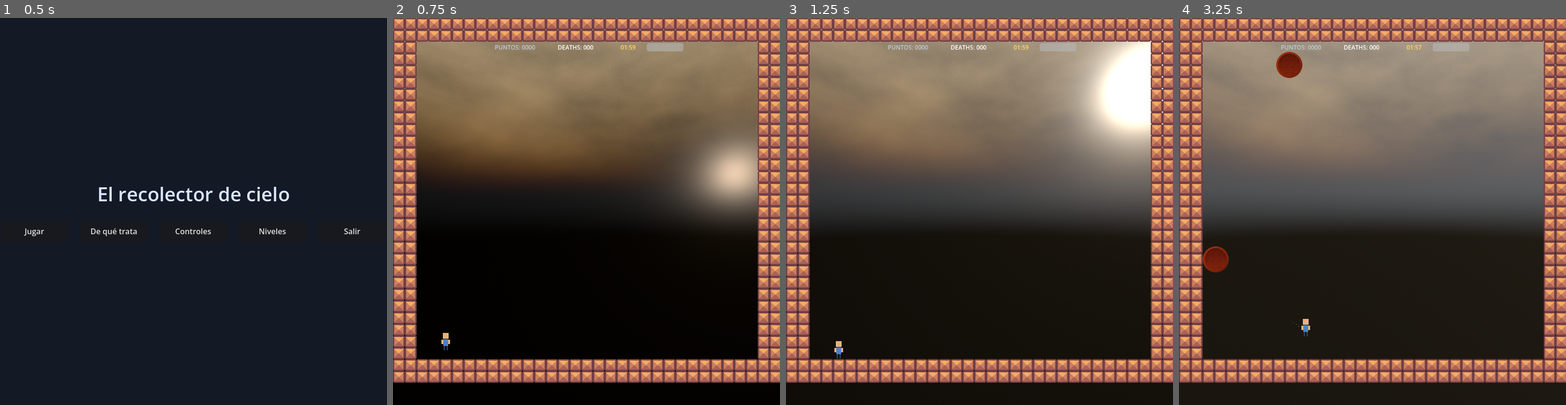
Above: before the commit, frames 1-4 (left to right).
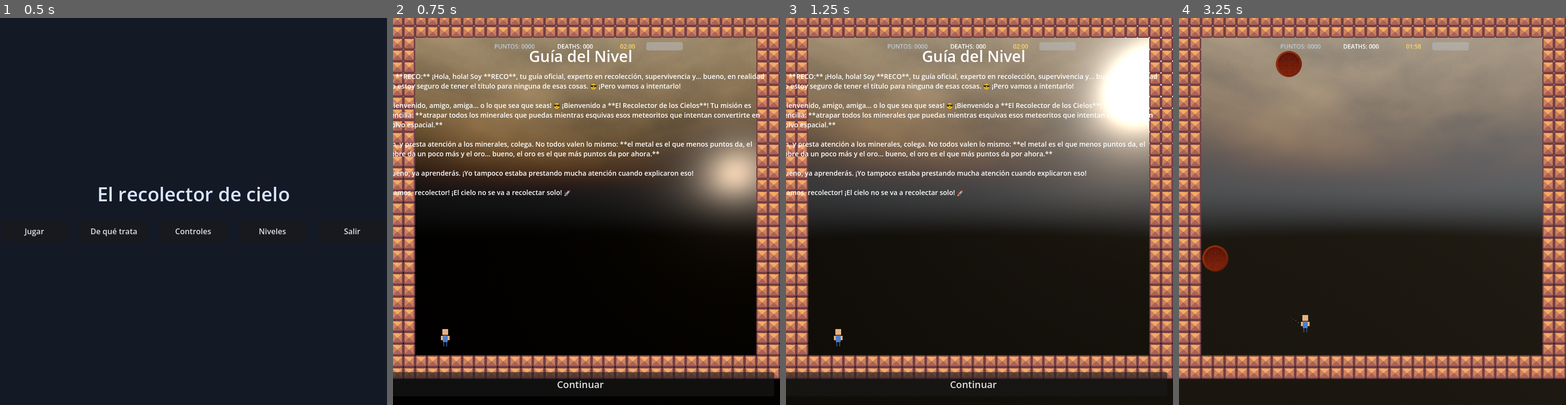
Above: after the commit, the same moments.

Repository: Alesparg/Trabajo-final-programacion-de-videjuegos-3
Game: Godot game, scene res://main/main_menu.tscn
Two runs of this game, one before a commit and one after it. Both use one fixed random seed, a clock stepped at 60 frames per second and the inputs below.
Inputs (mouse positions are in pixels of both pictures, inside the frame that each line leads up to):
- Up to frame 1 (0.5 s): no input
- Up to frame 2 (0.75 s): click "Jugar" at 0.5 s
- Up to frame 3 (1.25 s): no input
- Up to frame 4 (3.25 s): click (1364, 385) at 1.25 s, where only the run after the commit has a clickable "Continuar"; hold Right (move_right) from 2.03 s (still down); tap Space (jump) at 2.27, 3.02 s

Frame 1 is identical in both runs. In frame 2, 24% of the frame differs, in the area x 0-100%, y 0-96%; in frame 3, 24%; in frame 4, 20%.

Commit message:
nuevas cosas
nuevas cosas

Diff:
--- a/levels/level1.tscn
+++ b/levels/level1.tscn
@@ -20,5 +20,6 @@
 
 [node name="TileLayer0" type="TileMapLayer" parent="." unique_id=514807108]
 use_parent_material = true
+position = Vector2(-2, -26)
 tile_map_data = PackedByteArray("AAAAAAAAAAAAAAAAAAAAAAEAAAAAAAAAAAAAAAIAAAAAAAAAAAAAAAMAAAAAAAAAAAAAAAQAAAAAAAAAAAAAAA …(3760 unchanged characters)…
 tile_set = SubResource("TileSet_xqlka")
--- a/main/colworld.gd
+++ b/main/colworld.gd
@@ -16,6 +16,7 @@
 var victory_score: Label
 var upgrade_menu: CanvasLayer
 var upgrade_system: Node
+var level_guide: CanvasLayer
 var deaths_value = 0
 var score_value = 0
 var time_remaining = MATCH_DURATION
@@ -24,16 +25,12 @@
 var score_string = "Puntos: %0*d"
 
 func _ready():
-	# Inicializar sistema de mejoras
-	_initialize_upgrade_system()
-
 	#no es el mejor modo, puede obtener una referencia directamente
 	var player_group = get_tree().get_nodes_in_group("player")
 	if player_group.size()>0:
 		spawn_point = $player_spawn.global_position
 		(player_group[0] as Player).im_dead.connect(_on_player_dead)
 		(player_group[0] as Player).health_changed.connect(_on_health_changed)
-		_apply_unlocked_upgrades(player_group[0] as Player)
 	$metal_box_spawner.metal_box_caught.connect(_on_metal_box_caught)
 	if has_node("esmeralda_spawner"):
 		$esmeralda_spawner.esmeralda_caught.connect(_on_esmeralda_caught)
@@ -55,6 +52,21 @@
 	if has_node("UpgradeMenu"):
 		upgrade_menu = $UpgradeMenu
 		upgrade_menu.hide()
+	if has_node("LevelGuide"):
+		level_guide = $LevelGuide
+		level_guide.hide()
+		level_guide.guide_closed.connect(_on_guide_closed)
+
+	# Inicializar sistema de mejoras
+	_initialize_upgrade_system()
+
+	# Aplicar mejoras desbloqueadas al jugador
+	if player_group.size()>0:
+		_apply_unlocked_upgrades(player_group[0] as Player)
+
+	# Mostrar guía del nivel al inicio
+	_show_level_guide()
+
 	$GameOverMenu/CenterContainer/VBoxContainer/Buttons/RetryButton.pressed.connect(_on_retry_pressed)
 	$GameOverMenu/CenterContainer/VBoxContainer/Buttons/ExitButton.pressed.connect(_on_exit_pressed)
 	if has_node("VictoryMenu"):
@@ -215,3 +227,46 @@
 
 func _on_upgrade_selected(upgrade_id: String):
 	print("Mejora seleccionada: ", upgrade_id)
+
+func _show_level_guide():
+	if level_guide:
+		# Determinar el nivel actual verificando qué nodos existen
+		var has_esmeralda_spawner = has_node("esmeralda_spawner")
+		var has_meteor_largo_spawner = has_node("meteor_largo_spawner")
+		var has_diamante_spawner = has_node("diamante_spawner")
+		var has_meteor_negro_spawner = has_node("meteor_negro_spawner")
+
+		print("Nivel 2 detectado (esmeralda): ", has_esmeralda_spawner)
+		print("Nivel 2 detectado (meteor_largo): ", has_meteor_largo_spawner)
+		print("Nivel 3 detectado (diamante): ", has_diamante_spawner)
+		print("Nivel 3 detectado (meteor_negro): ", has_meteor_negro_spawner)
+
+		# Verificar primero nivel 3 (nivel más alto)
+		if has_diamante_spawner or has_meteor_negro_spawner:
+			var text = "🤖 RECO: ¡Estoy de vuelta colega! Y... traigo novedades. Bueno, creo que son novedades.\n\nTenemos un nuevo mineral: ¡el diamante! 💎 Vale nada menos que 100 puntos. ¡Cien! Eso es muchísimo. Así que si ves uno, ¡no lo pierdas!\n\nTambién apareció un nuevo power-up. ⚡ ¡Ahora puedes volverte completamente inmune al daño! Sí, leíste bien: durante un rato los meteoritos pueden golpearte y no te pasará nada. ¡Por fin una razón para dejar de esquivarlos!\n\n...Aunque probablemente sea mejor seguir esquivándolos.\n\nY hablando de meteoritos... ☄️ apareció uno MUY rápido. Cae tan rápido que apenas tendrás tiempo de verlo venir.\n\nAsí que si escuchas un ¡FUUUUSH!...\n\ncorre primero y pregunta después. 😎\n\n¡Buena suerte, recolector! ¡Y trata de no convertirte en polvo espacial! 🚀"
+			level_guide.set_guide_content("", text)
+		elif has_esmeralda_spawner or has_meteor_largo_spawner:
+			var text = "RECO: \"¡Volvió tu guía favorito! Bueno... el único que tienes.\n\nPrimero, ¡un nuevo mineral: la esmeralda! 💚 Creo que vale 80 puntos... o eran 70... Bueno, ¡vale un montón! Así que si ves una, ¡agárrala!\n\nTambién apareció un nuevo meteorito. ☄️ Hace bastante más daño que los normales. ¿Cuánto exactamente? Mmm... mejor no averiguarlo. 😅\n\nY por último... ¡un power-up de velocidad! ⚡ Ahora podrás moverte mucho más rápido. Perfecto para escapar de los meteoritos, llegar antes a los minerales o... ir a toda velocidad contra una pared.\n\nPero recomiendo las dos primeras opciones. 😎\n\n¡Buena suerte, recolector! 🚀"
+			level_guide.set_guide_content("", text)
+		else:
+			# Nivel 1: guía por defecto sin imagen
+			var text = "🤖 **RECO:** ¡Hola, hola! Soy **RECO**, tu guía oficial, experto en recolección, supervivencia y... bueno, en realidad no estoy seguro de tener el título para ninguna de esas cosas. 😎 ¡Pero vamos a intentarlo!
+
+¡Bienvenido, amigo, amiga... o lo que sea que seas! 😎 ¡Bienvenido a **El Recolector de los Cielos**! Tu misión es sencilla: **atrapar todos los minerales que puedas mientras esquivas esos meteoritos que intentan convertirte en polvo espacial.**
+
+Ah, y presta atención a los minerales, colega. No todos valen lo mismo: **el metal es el que menos puntos da, el cobre da un poco más y el oro... bueno, el oro es el que más puntos da por ahora.**
+
+Bueno, ya aprenderás. ¡Yo tampoco estaba prestando mucha atención cuando explicaron eso!
+
+¡Vamos, recolector! ¡El cielo no se va a recolectar solo! 🚀"
+			level_guide.set_guide_content("", text)
+
+		level_guide.show_guide()
+		# Pausar el procesamiento del nivel
+		set_process(false)
+		set_physics_process(false)
+
+func _on_guide_closed():
+	# Reanudar el procesamiento del nivel
+	set_process(true)
+	set_physics_process(true)
--- a/main/colworld.tscn
+++ b/main/colworld.tscn
@@ -6,6 +6,7 @@
 [ext_resource type="PackedScene" uid="uid://cqcx3hs82qs7f" path="res://objects/meteor_spawner.tscn" id="5"]
 [ext_resource type="PackedScene" uid="uid://cniurscd3bien" path="res://objects/metal_box_spawner.tscn" id="6"]
 [ext_resource type="PackedScene" uid="uid://c8upgrademenu" path="res://ui/upgrade_menu.tscn" id="7"]
+[ext_resource type="PackedScene" uid="uid://c8levelguide" path="res://ui/level_guide.tscn" id="8"]
 
 [sub_resource type="Gradient" id="Gradient_c13v1"]
 colors = PackedColorArray(0, 0, 0, 1, 0.176419, 0.176419, 0.176419, 1)
@@ -121,7 +122,7 @@
 horizontal_alignment = 1
 uppercase = true
 
-[node name="HealthBar" type="ProgressBar" parent="."]
+[node name="HealthBar" type="ProgressBar" parent="." unique_id=763949308]
 anchors_preset = 5
 anchor_left = 0.5
 anchor_right = 0.5
@@ -131,10 +132,8 @@
 offset_bottom = 91.0
 grow_horizontal = 2
 size_flags_horizontal = 3
-size_flags_vertical = 0
 value = 100.0
 show_percentage = false
-tint_progress = Color(0, 1, 0, 1)
 
 [node name="GameOverMenu" type="CanvasLayer" parent="." unique_id=1714290794]
 layer = 10
@@ -235,19 +234,22 @@
 layout_mode = 2
 text = "Jugar Nivel 2"
 
-[node name="ExitButton" type="Button" parent="VictoryMenu/CenterContainer/VBoxContainer/Buttons" unique_id=000000000]
+[node name="ExitButton" type="Button" parent="VictoryMenu/CenterContainer/VBoxContainer/Buttons" unique_id=337133952]
 custom_minimum_size = Vector2(160, 44)
 layout_mode = 2
 text = "Salir"
 
 [node name="level" parent="." unique_id=1095493898 instance=ExtResource("4")]
 texture_repeat = 2
+position = Vector2(0, 18)
 
 [node name="meteor_spawner" parent="." unique_id=1688758669 instance=ExtResource("5")]
 
 [node name="metal_box_spawner" parent="." unique_id=28571047 instance=ExtResource("6")]
 
-[node name="UpgradeMenu" parent="." instance=ExtResource("7")]
+[node name="UpgradeMenu" parent="." unique_id=1703918242 instance=ExtResource("7")]
+
+[node name="LevelGuide" parent="." unique_id=1380593157 instance=ExtResource("8")]
 
 [node name="player_spawn" type="Marker2D" parent="." unique_id=1714736681]
 position = Vector2(143.423, 886.677)
@@ -271,6 +273,7 @@
 autoplay = &"sun_rotation"
 
 [node name="Camera2D" type="Camera2D" parent="." unique_id=855932133]
+position = Vector2(1, 2)
 anchor_mode = 0
 zoom = Vector2(0.76, 0.76)
 process_callback = 0
--- a/main/colworld2.tscn
+++ b/main/colworld2.tscn
@@ -9,6 +9,7 @@
 [ext_resource type="PackedScene" uid="uid://c8meteorlargospawner" path="res://objects/meteor_largo_spawner.tscn" id="8"]
 [ext_resource type="PackedScene" uid="uid://c8powerupspawner" path="res://objects/power_up_spawner.tscn" id="9"]
 [ext_resource type="PackedScene" uid="uid://c8upgrademenu" path="res://ui/upgrade_menu.tscn" id="10"]
+[ext_resource type="PackedScene" uid="uid://c8levelguide" path="res://ui/level_guide.tscn" id="11"]
 
 [sub_resource type="Gradient" id="Gradient_c13v1"]
 colors = PackedColorArray(0, 0, 0, 1, 0.176419, 0.176419, 0.176419, 1)
@@ -258,6 +259,8 @@
 
 [node name="UpgradeMenu" parent="." instance=ExtResource("10")]
 
+[node name="LevelGuide" parent="." instance=ExtResource("11")]
+
 [node name="player_spawn" type="Marker2D" parent="." unique_id=1714736681]
 position = Vector2(143.423, 886.677)
 
--- a/main/colworld3.tscn
+++ b/main/colworld3.tscn
@@ -12,6 +12,7 @@
 [ext_resource type="PackedScene" uid="uid://c8powerupspawner" path="res://objects/power_up_spawner.tscn" id="11"]
 [ext_resource type="PackedScene" uid="uid://c8faseespectralspawner" path="res://objects/fase_espectral_spawner.tscn" id="12"]
 [ext_resource type="PackedScene" uid="uid://c8upgrademenu" path="res://ui/upgrade_menu.tscn" id="13"]
+[ext_resource type="PackedScene" uid="uid://c8levelguide" path="res://ui/level_guide.tscn" id="14"]
 
 [sub_resource type="Gradient" id="Gradient_c13v1"]
 colors = PackedColorArray(0, 0, 0, 1, 0.176419, 0.176419, 0.176419, 1)
@@ -215,6 +216,8 @@
 
 [node name="UpgradeMenu" parent="." instance=ExtResource("13")]
 
+[node name="LevelGuide" parent="." instance=ExtResource("14")]
+
 [node name="player_spawn" type="Marker2D" parent="." unique_id=1714736681]
 position = Vector2(143.423, 886.677)
 
--- a/systems/upgrade_system.gd
+++ b/systems/upgrade_system.gd
@@ -31,6 +31,13 @@
 
 func _ready():
 	_register_upgrades()
+	_reset_upgrades_on_game_start()
+
+func _reset_upgrades_on_game_start():
+	# Eliminar archivo de guardado al iniciar el juego para reiniciar mejoras
+	if FileAccess.file_exists(SAVE_FILE):
+		DirAccess.remove_absolute(SAVE_FILE)
+	# Cargar mejoras (estarán todas desbloqueadas)
 	load_upgrades()
 
 func _register_upgrades():
--- /dev/null
+++ b/ui/level_guide.gd
@@ -0,0 +1,69 @@
+extends CanvasLayer
+
+signal guide_closed
+
+@onready var continue_button = $Panel/VBoxContainer/ContinueButton
+@onready var guide_image = $Panel/VBoxContainer/ContentContainer/GuideImage
+@onready var guide_text = $Panel/VBoxContainer/ContentContainer/TextContainer/GuideText
+
+var paused_nodes: Array = []
+
+func _ready():
+	if continue_button:
+		continue_button.pressed.connect(_on_continue_pressed)
+		print("Botón continuar conectado")
+	else:
+		print("ERROR: No se encontró el botón continuar")
+	hide()
+
+func set_guide_content(image_path: String, text_content: String):
+	if guide_image:
+		if image_path != "":
+			var texture = load(image_path)
+			if texture:
+				guide_image.texture = texture
+				guide_image.visible = true
+		else:
+			guide_image.visible = false
+
+	if guide_text:
+		guide_text.text = text_content
+
+func show_guide():
+	show()
+	_pause_game_nodes()
+
+func _pause_game_nodes():
+	paused_nodes.clear()
+
+	# Pausar jugador
+	var player_group = get_tree().get_nodes_in_group("player")
+	for player in player_group:
+		if player.process_mode != Node.PROCESS_MODE_DISABLED:
+			paused_nodes.append({"node": player, "mode": player.process_mode})
+			player.set_process_mode(Node.PROCESS_MODE_DISABLED)
+
+	# Pausar spawners
+	var spawners = get_tree().get_nodes_in_group("spawner")
+	for spawner in spawners:
+		if spawner.process_mode != Node.PROCESS_MODE_DISABLED:
+			paused_nodes.append({"node": spawner, "mode": spawner.process_mode})
+			spawner.set_process_mode(Node.PROCESS_MODE_DISABLED)
+
+	# Pausar meteoritos y otros objetos
+	var meteors = get_tree().get_nodes_in_group("meteor")
+	for meteor in meteors:
+		if meteor.process_mode != Node.PROCESS_MODE_DISABLED:
+			paused_nodes.append({"node": meteor, "mode": meteor.process_mode})
+			meteor.set_process_mode(Node.PROCESS_MODE_DISABLED)
+
+func _resume_game_nodes():
+	for node_data in paused_nodes:
+		node_data.node.set_process_mode(node_data.mode)
+	paused_nodes.clear()
+
+func _on_continue_pressed():
+	print("Botón continuar presionado")
+	hide()
+	_resume_game_nodes()
+	guide_closed.emit()
--- /dev/null
+++ b/ui/level_guide.tscn
@@ -0,0 +1,97 @@
+[gd_scene format=3 uid="uid://c8levelguide"]
+
+[ext_resource type="Script" uid="uid://b56gy3bm46b8a" path="res://ui/level_guide.gd" id="1"]
+[ext_resource type="Texture2D" uid="uid://n852p2q63clq" path="res://objects/robot_señalando.png" id="2"]
+
+[sub_resource type="StyleBoxFlat" id="StyleBoxFlat_panel"]
+bg_color = Color(0, 0, 0, 0)
+corner_radius_top_left = 15
+corner_radius_top_right = 15
+corner_radius_bottom_right = 15
+corner_radius_bottom_left = 15
+
+[node name="LevelGuide" type="CanvasLayer" unique_id=209606646]
+layer = 25
+script = ExtResource("1")
+
+[node name="Overlay" type="ColorRect" parent="." unique_id=958603654]
+anchors_preset = 15
+anchor_right = 1.0
+anchor_bottom = 1.0
+grow_horizontal = 2
+grow_vertical = 2
+mouse_filter = 2
+color = Color(0, 0, 0, 0)
+
+[node name="Panel" type="Panel" parent="." unique_id=841914541]
+anchors_preset = -1
+anchor_left = 0.085
+anchor_top = 0.23200001
+anchor_right = 0.085
+anchor_bottom = 0.23200001
+offset_left = 163.0
+offset_top = 246.4
+offset_right = 951.0
+offset_bottom = 585.4
+grow_horizontal = 2
+grow_vertical = 2
+theme_override_styles/panel = SubResource("StyleBoxFlat_panel")
+
+[node name="VBoxContainer" type="VBoxContainer" parent="Panel" unique_id=537388304]
+layout_mode = 1
+anchors_preset = 15
+anchor_right = 1.0
+anchor_bottom = 1.0
+offset_left = -243.0
+offset_top = -376.0
+offset_right = -231.0
+offset_bottom = 11.0
+grow_horizontal = 2
+grow_vertical = 2
+theme_override_constants/separation = 10
+
+[node name="Title" type="Label" parent="Panel/VBoxContainer" unique_id=986211960]
+layout_mode = 2
+theme_override_colors/font_color = Color(1, 1, 1, 1)
+theme_override_font_sizes/font_size = 32
+text = "Guía del Nivel"
+horizontal_alignment = 1
+
+[node name="ContentContainer" type="HBoxContainer" parent="Panel/VBoxContainer" unique_id=728972794]
+layout_mode = 2
+size_flags_vertical = 3
+theme_override_constants/separation = 30
+
+[node name="GuideImage" type="TextureRect" parent="Panel/VBoxContainer/ContentContainer" unique_id=843978768]
+custom_minimum_size = Vector2(300, 400)
+layout_mode = 2
+texture = ExtResource("2")
+expand_mode = 1
+stretch_mode = 5
+
+[node name="TextContainer" type="VBoxContainer" parent="Panel/VBoxContainer/ContentContainer" unique_id=2115836697]
+layout_mode = 2
+size_flags_horizontal = 3
+theme_override_constants/separation = 15
+
+[node name="GuideText" type="RichTextLabel" parent="Panel/VBoxContainer/ContentContainer/TextContainer" unique_id=1510234829]
+custom_minimum_size = Vector2(300, 0)
+layout_mode = 2
+size_flags_vertical = 3
+theme_override_colors/default_color = Color(1, 1, 1, 1)
+theme_override_font_sizes/normal_font_size = 14
+bbcode_enabled = true
+text = "¡Bienvenido, amigo, amiga... o lo que sea que seas! 😎
+
+¡Bienvenido a [b]El Recolector de los Cielos[/b]! Tu misión es sencilla: [b]atrapar todos los minerales que puedas mientras esquivas esos meteoritos que intentan convertirte en polvo espacial.[/b]
+
+Ah, y presta atención a los minerales, colega. No todos valen lo mismo: [b]el metal es el que menos puntos da, el cobre da un poco más y el oro... bueno, el oro es el que más puntos da por ahora.[/b]
+
+Bueno, ya aprenderás. ¡Yo tampoco estaba prestando mucha atención cuando explicaron eso! ¡Vamos, recolector! ¡El cielo no se va a recolectar solo! 🚀"
+scroll_following = true
+
+[node name="ContinueButton" type="Button" parent="Panel/VBoxContainer" unique_id=1763032898]
+custom_minimum_size = Vector2(0, 50)
+layout_mode = 2
+theme_override_font_sizes/font_size = 20
+text = "Continuar"
Not shown, added: objects/guia recolector.png.import
Binary file added: objects/guia_recolector.png
Not shown, added: objects/guia_recolector.png.import
Binary file added: objects/robot_señalando.png
Not shown, added: objects/robot_señalando.png.import
Binary file added: objects/robot_señalando2.png
Not shown, added: objects/robot_señalando2.png.import
Not shown, added: ui/level_guide.gd.uid
